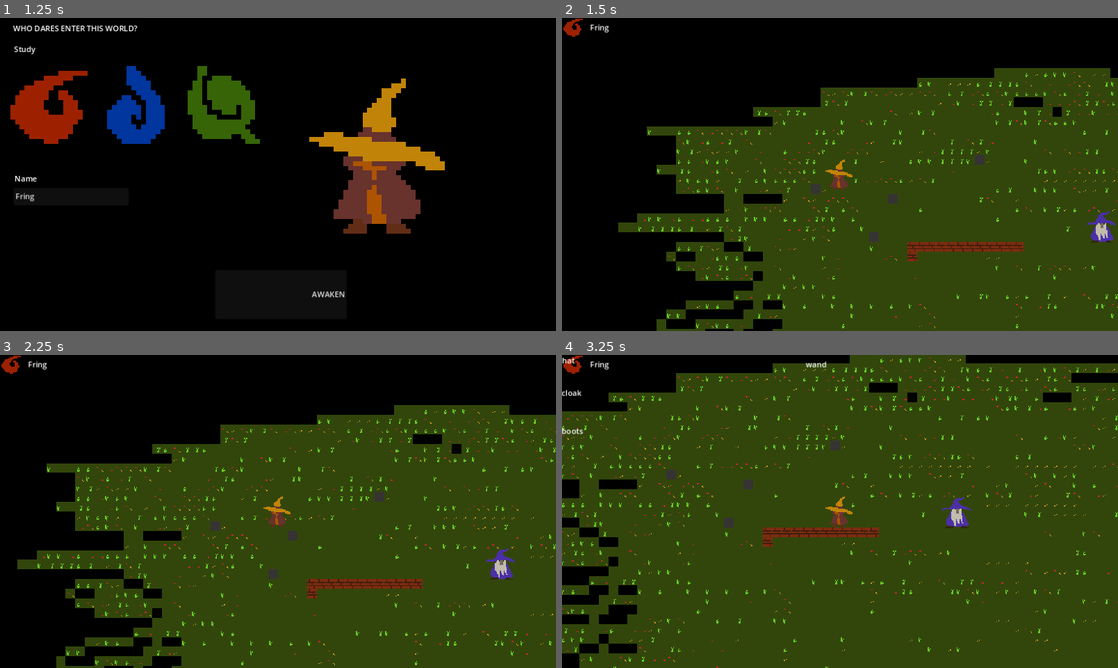
Above: before the commit, frames 1-4 (two rows, left to right).
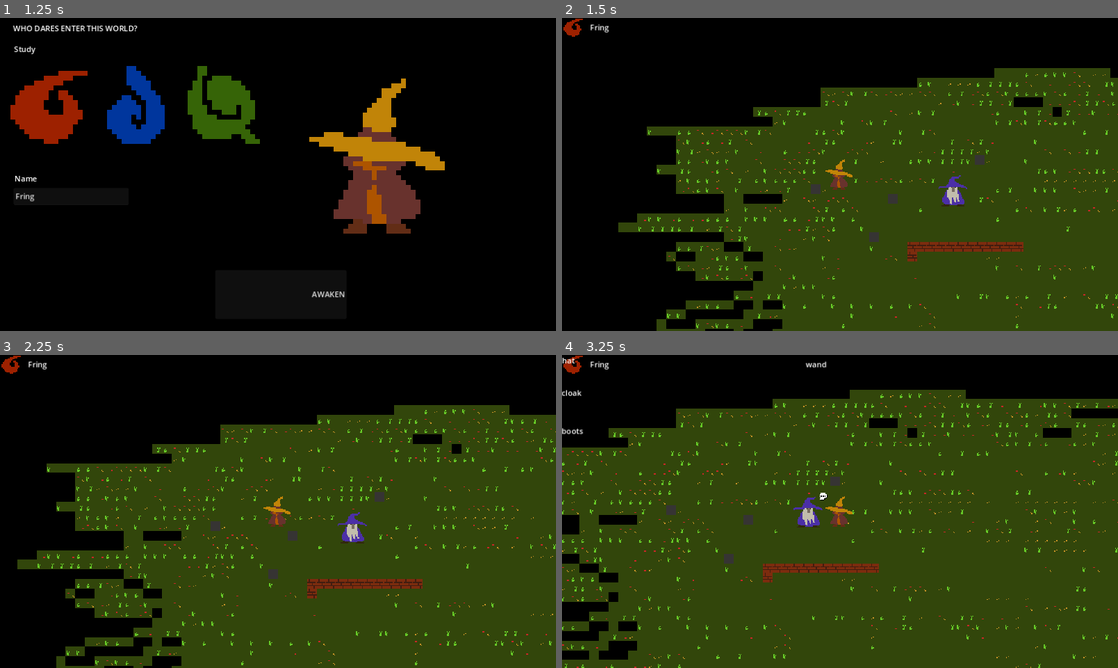
Above: after the commit, the same moments.

Repository: goshdarnheck/witchy-woods
Game: Godot game, scene res://main.tscn
Two runs of this game, one before a commit and one after it. Both use one fixed random seed, a clock stepped at 60 frames per second and the inputs below.
Inputs:
- Up to frame 1 (1.25 s): click "New Game" at 0.5 s
- Up to frame 2 (1.5 s): click "AWAKEN" at 1.25 s
- Up to frame 3 (2.25 s): tap Enter at 2 s; hold D (right) from 2.03 s (still down); tap Space (action, bound only after the commit) at 2.1 s
- Up to frame 4 (3.25 s): tap E (speak, bound only after the commit) at 2.3, 2.85 s; release D (right) at 2.78 s; hold S (down) from 2.78 s (still down); tap Tab at 3.05 s

Frame 1 is identical in both runs. In frame 2, 0.5% of the frame differs, in the area x 67-100%, y 50-72%; in frame 3, 0.5%; in frame 4, 20%, in the area x 0-100%, y 0-100%.

Commit message:
Speech system

Diff:
--- a/levels/beginning.tscn
+++ b/levels/beginning.tscn
@@ -34,4 +34,4 @@
 layer_0/tile_data = PackedInt32Array(2228240, 131072, 0, 2228241, 131072, 0, 2228242, 131072, 0, 2228243, 131072, 0, 22 …(126682 unchanged characters)…
 
 [node name="Master" parent="." instance=ExtResource("3_xucfc")]
-position = Vector2(642, 209)
+position = Vector2(334, 134)
--- a/manager.gd
+++ b/manager.gd
@@ -19,19 +19,26 @@
 	#Events.subscribe("AWAKEN", self, "_eventHandler");
 	_load_UI("intro");
 
+func isSpeechbubble():
+	return _is_Overlay("Speechbubble")
+
 func _input(event):
 	if Input.is_action_pressed("ui_cancel"):
 		get_tree().quit()
+
+	var actionKey = Input.is_action_just_pressed("action");
+
 	if event is InputEventKey:
-		if event.pressed and event.keycode == KEY_TAB:
-			if overlay == "inventory":
-				_unpause();
-				_clear_Overlay();
-				overlay = "none"
-			else:
-				overlay = "inventory";
-				_pause();
-				_load_Overlay("inventory");
+		if event.pressed:
+			if event.keycode == KEY_TAB:
+				if overlay == "inventory":
+					_unpause();
+					_clear_Overlay();
+					overlay = "none"
+				else:
+					overlay = "inventory";
+					_pause();
+					_load_Overlay("inventory");
 
 func _pause():
 	paused = true;
@@ -52,6 +59,16 @@
 	else:
 		_load_level(stageName);
 		_load_UI("overworld");
+
+func speech_bubble(data):
+	_pause();
+	if !isSpeechbubble():
+		_load_Overlay("Speechbubble");
+	Overlay.get_child(0).setContent(data);
+
+func speech_bubble_close():
+	_unpause();
+	_clear_Overlay();
 
 func _eventHandler(event, data):
 	print("manager event handler", event, data);
--- a/npcs/SpeachCollider.gd
+++ b/npcs/SpeachCollider.gd
@@ -1,12 +1,38 @@
 extends Area2D
+
+var entered = false;
+var parent = null;
+var speaking = false;
+
+func _ready():
+	parent = get_parent();
+
+func _process(delta):
+	var speakKey = Input.is_action_just_pressed("speak");
+	var actionKey = Input.is_action_just_pressed("action");
+
+	if entered:
+		if speakKey:
+			if "has_convo" in parent && parent.has_convo && !speaking:
+				speaking = true;
+				Manager.speech_bubble(parent.get_current_speech());
+
+		if actionKey:
+			if speaking:
+				var next = parent.get_next_speech();
+				print(next)
+				if (next):
+					Manager.speech_bubble(parent.get_next_speech());
+				else:
+					Manager.speech_bubble_close();
 
 func _on_body_entered(body):
 	if "player" in body:
-		print("test!!!!!!!!!!!!!!!!!!!!")
+		entered = true;
 		$SpeechBubble.visible = true;
 
 
 func _on_body_exited(body):
 	if "player" in body:
-		print("ahhhhhhhhhhh!")
+		entered = false;
 		$SpeechBubble.visible = false;
--- a/npcs/master.gd
+++ b/npcs/master.gd
@@ -1,4 +1,41 @@
 extends CharacterBody2D
+
+var has_convo = true;
+var current = "takethese";
+var convo = {
+	"takethese": {
+		"text": "Take these...",
+		"next": "why"
+	},
+	"why": {
+		"text": "huh? why?",
+		"next": "dunno"
+	},
+	"dunno": {
+		"text": "I dunno lol"
+	}
+}
+
+func get_current_speech():
+	return convo[current];
+
+func get_next_speech():
+	if "next" in convo[current]:
+		var next = convo[current]["next"];
+		if (next):
+			current = next;
+			return convo[next];
+		else:
+			return false;
+	else:
+		return false;
+
+func _ready():
+	pass;
+
+func _process(delta):
+
+	pass;
 
 func _physics_process(delta):
 	pass;
--- a/project.godot
+++ b/project.godot
@@ -46,6 +46,16 @@
 "events": [Object(InputEventKey,"resource_local_to_scene":false,"resource_name":"","device":0,"window_id":0,"alt_pressed":false,"shift_pressed":false,"ctrl_pressed":false,"meta_pressed":false,"pressed":false,"keycode":0,"physical_keycode":83,"key_label":0,"unicode":0,"echo":false,"script":null)
 ]
 }
+speak={
+"deadzone": 0.5,
+"events": [Object(InputEventKey,"resource_local_to_scene":false,"resource_name":"","device":0,"window_id":0,"alt_pressed":false,"shift_pressed":false,"ctrl_pressed":false,"meta_pressed":false,"pressed":false,"keycode":0,"physical_keycode":69,"key_label":0,"unicode":0,"echo":false,"script":null)
+]
+}
+action={
+"deadzone": 0.5,
+"events": [Object(InputEventKey,"resource_local_to_scene":false,"resource_name":"","device":0,"window_id":0,"alt_pressed":false,"shift_pressed":false,"ctrl_pressed":false,"meta_pressed":false,"pressed":false,"keycode":0,"physical_keycode":32,"key_label":0,"unicode":0,"echo":false,"script":null)
+]
+}
 
 [rendering]
 
--- /dev/null
+++ b/ui/Speechbubble.gd
@@ -0,0 +1,7 @@
+extends Control
+
+func setContent(data):
+	if "text" in data:
+		$Stuff/Text.text = data.text
+	else:
+		print("missing text")
--- /dev/null
+++ b/ui/Speechbubble.tscn
@@ -0,0 +1,25 @@
+[gd_scene load_steps=2 format=3 uid="uid://c5uns4stf4wo6"]
+
+[ext_resource type="Script" path="res://ui/Speechbubble.gd" id="1_3gic0"]
+
+[node name="Speechbubble" type="Control"]
+layout_mode = 3
+anchors_preset = 0
+script = ExtResource("1_3gic0")
+
+[node name="Stuff" type="VBoxContainer" parent="."]
+layout_mode = 0
+offset_right = 40.0
+offset_bottom = 40.0
+
+[node name="Name" type="Label" parent="Stuff"]
+layout_mode = 2
+text = "[name]"
+
+[node name="Text" type="Label" parent="Stuff"]
+layout_mode = 2
+text = "..."
+
+[node name="Button" type="Button" parent="Stuff"]
+layout_mode = 2
+text = "*NEXT*"
Binary file changed: textures/plant-player.png
Not shown, changed: art/plant-player.xcf
